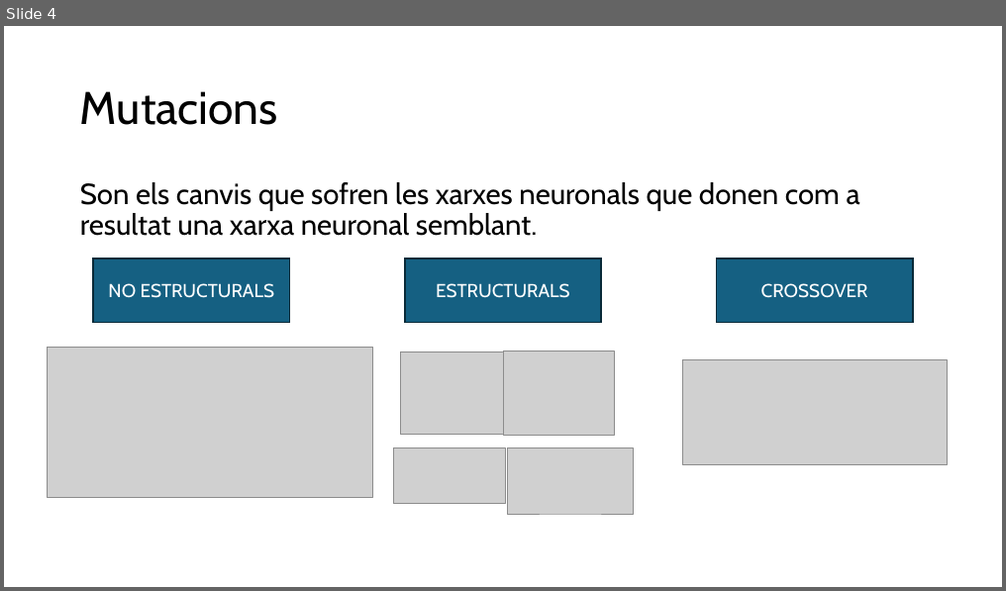
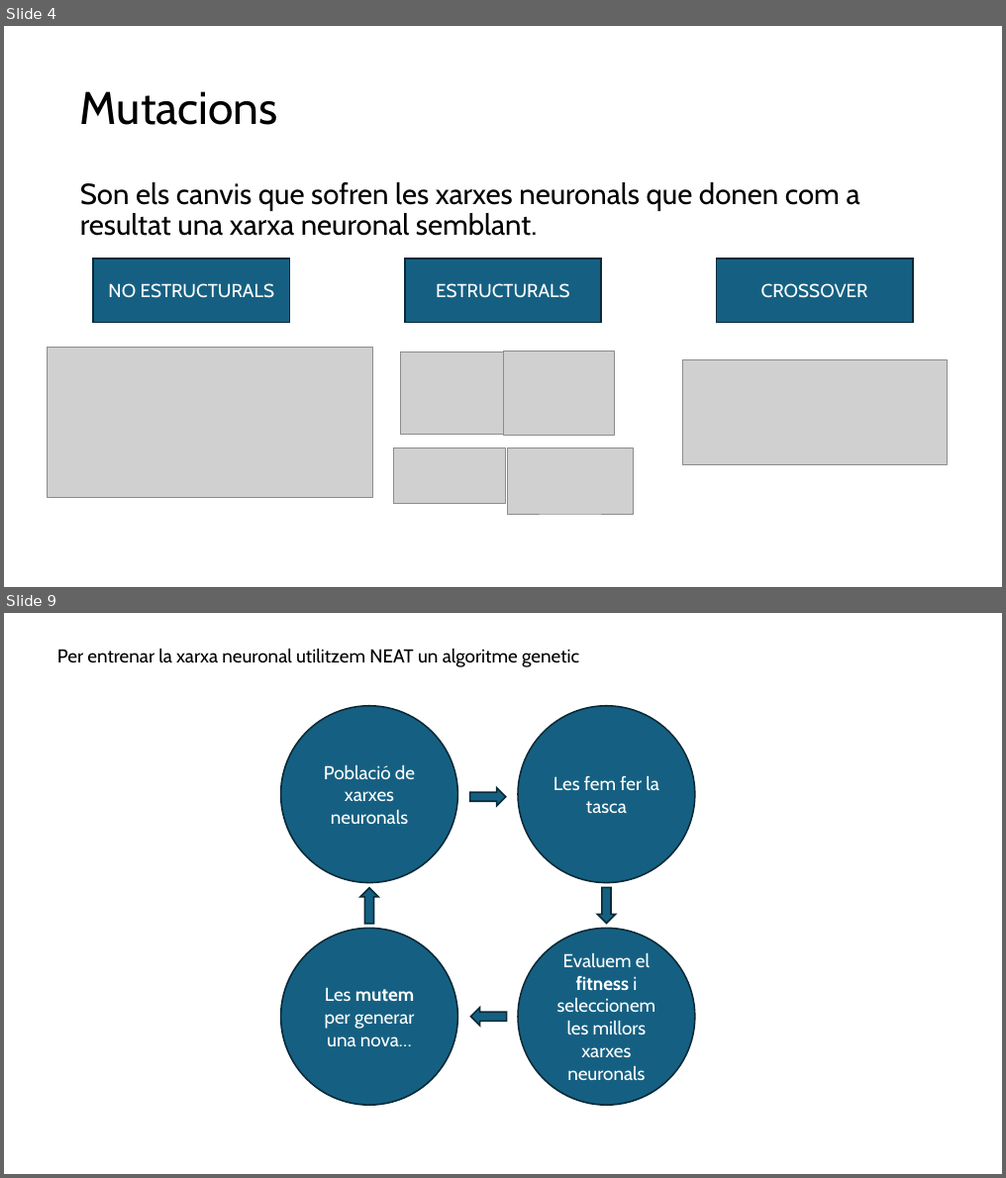
Before and after one commit to FerrerJan/Treball-de-Recerca-IA, a slide deck: TR_ESCRIT/PPT_Marc.pptx. Shown one above the other, each under a label of ours: slide 4 before the commit, slides 4 and 9 after it; the slides between them are not shown. The pictures are 1006x591 and 1006x1178 pixels, drawn with LibreOffice and Linux fonts; fonts in the diff are those of the drawing; grey boxes stand for pictures. Boxes give left, top, right and bottom in pixels: in the first picture for what was removed or moved away, otherwise in the second. Text is boxed around its words. In the diff, an @@ line names an element or a change of style, - is before the commit and + after.

```diff
--- a/TR_ESCRIT/PPT_Marc.pptx
+++ b/TR_ESCRIT/PPT_Marc.pptx
@@ slide 9 added at bbox=[4, 613, 1002, 1174], background #FFFFFF @@
@@ text added at bbox=[57, 648, 579, 667], 18 pt, text #000000 @@
+Per entrenar la xarxa neuronal utilitzem NEAT un algoritme genetic
@@ ellipse added at bbox=[281, 706, 458, 883], fill #156082, outline #092A39 1.5 pt, 18 pt, text #FFFFFF @@
+Població de xarxes neuronals
@@ ellipse added at bbox=[519, 706, 696, 883], fill #156082, outline #092A39 1.5 pt, 18 pt, text #FFFFFF @@
+Les fem fer la tasca
@@ right arrow added at bbox=[470, 788, 506, 806], fill #156082, outline #092A39 1.5 pt @@
@@ right arrow added at bbox=[360, 888, 378, 924], fill #156082, outline #092A39 1.5 pt @@
@@ right arrow added at bbox=[598, 888, 616, 924], fill #156082, outline #092A39 1.5 pt @@
@@ ellipse added at bbox=[281, 928, 458, 1106], fill #156082, outline #092A39 1.5 pt, 18 pt, text #FFFFFF @@
+Les mutem per generar una nova…
@@ ellipse added at bbox=[519, 928, 696, 1106], fill #156082, outline #092A39 1.5 pt, 18 pt, text #FFFFFF @@
+Evaluem el fitness i seleccionem les millors xarxes neuronals
@@ right arrow added at bbox=[471, 1008, 507, 1026], fill #156082, outline #092A39 1.5 pt @@
```
Also in this commit, not shown: 1 slide changed, 4 other slides added.
